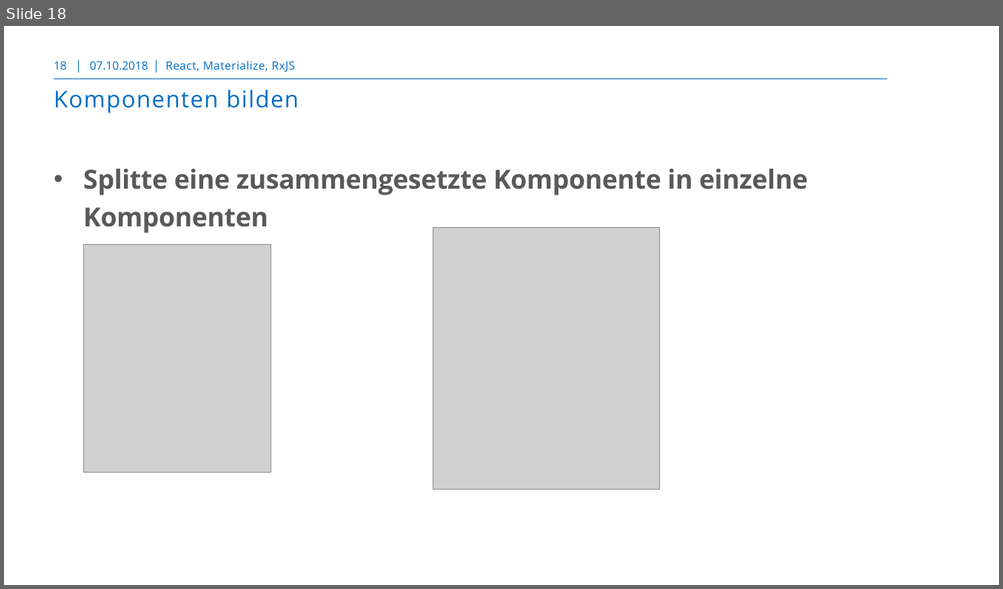
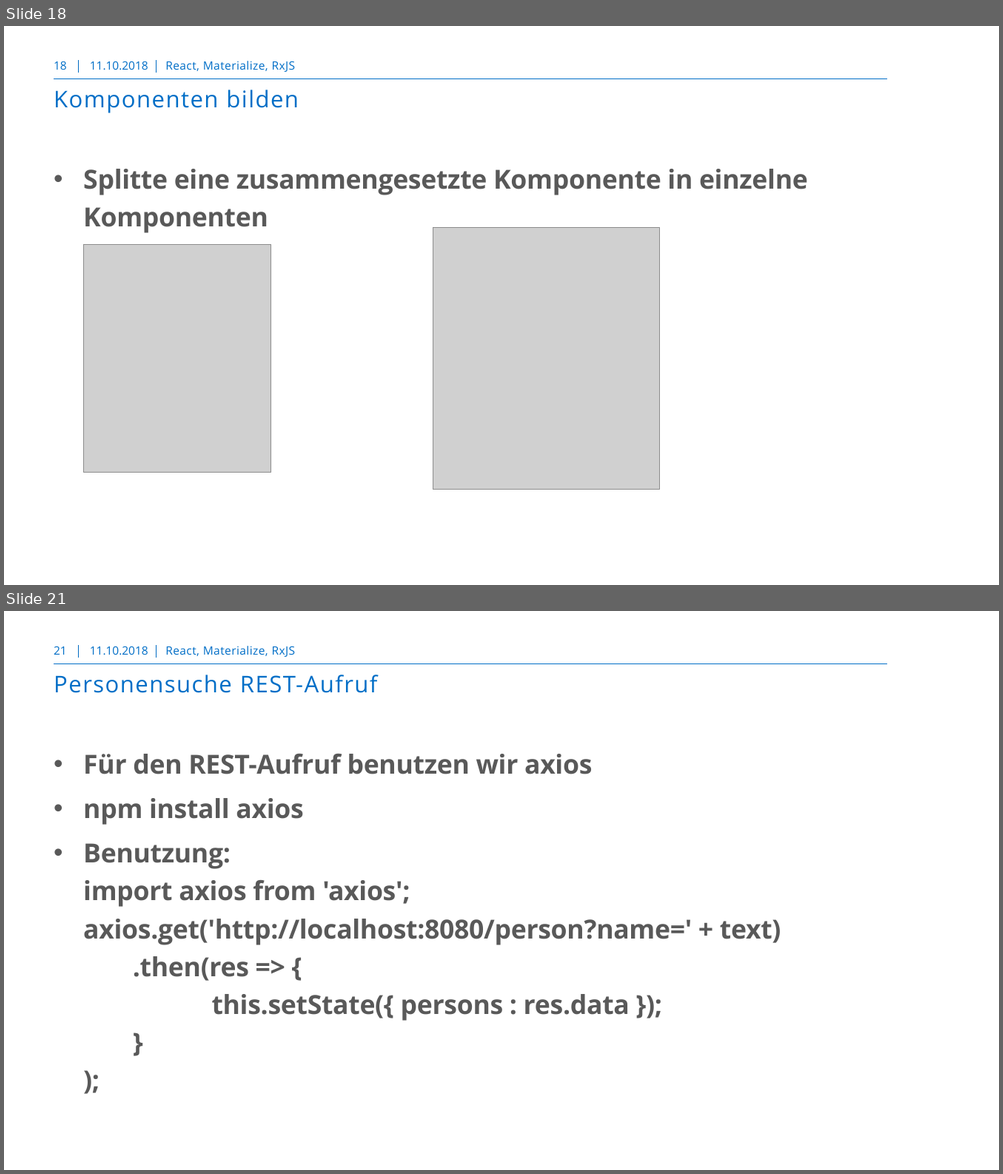
Before and after one commit to markusborer/ReactSample, a slide deck: React.pptx. Shown one above the other, each under a label of ours: slide 18 before the commit, slides 18 and 21 after it; the slides between them are not shown. The pictures are 1003x589 and 1003x1174 pixels, drawn with LibreOffice and Linux fonts; fonts in the diff are those of the drawing; grey boxes stand for pictures; background and template pictures are left out. Boxes give left, top, right and bottom in pixels: in the first picture for what was removed or moved away, otherwise in the second. Text is boxed around its words. In the diff, an @@ line names an element or a change of style, - is before the commit and + after.

```diff
--- a/React.pptx
+++ b/React.pptx
@@ slide 21 added at [4,611,999,1170], background #FFFFFF; not listed: 3 template elements that a slide beside it also shows @@
@@ page number added at [54,646,67,655], 10.5 pt, text #006EC7 @@
+21
@@ text added at [90,646,148,655], 10.5 pt, text #006EC7 @@
+11.10.2018
@@ text added at [165,646,296,657], 10.5 pt, text #006EC7 @@
+React, Materialize, RxJS
@@ title added at [54,675,378,693], 21 pt, text #006EC7 @@
+Personensuche REST-Aufruf
@@ text added at [83,754,781,1021], 24 pt, text #595959, bold @@
+• Für den REST-Aufruf benutzen wir axios
+• npm install axios
+• Benutzung:
+  import axios from 'axios';
+  axios.get('http://localhost:8080/person?name=' + text)
+  .then(res => {
+  this.setState({ persons : res.data });
+  }
+  );
@@ slide 18 changed as well @@
@@ text at [90,61,148,70]: text changed @@
-07.10.2018
+11.10.2018
```
Also in this commit, not shown: 18 other slides changed, 4 other slides added, 1 other file.
